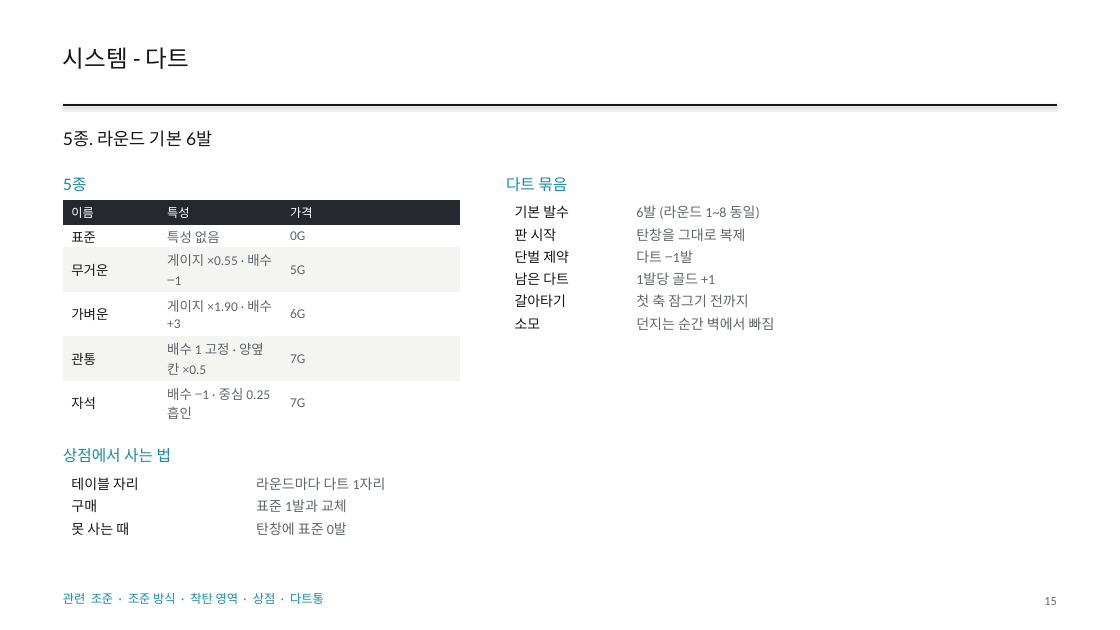
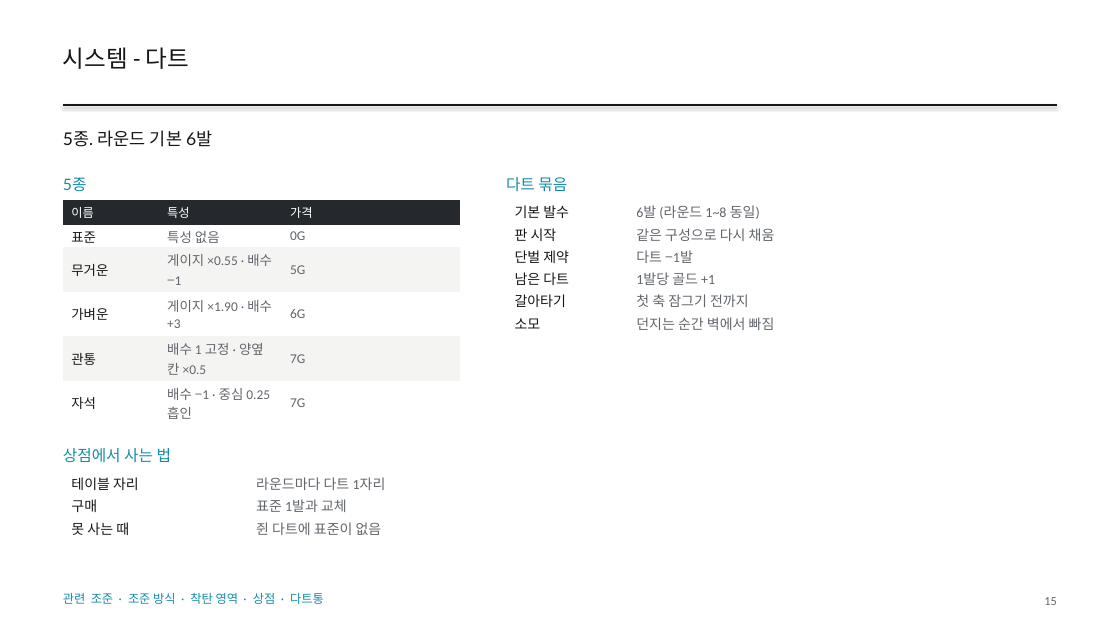
Before and after one commit to GGbong69/test-03, a slide deck: slide 15 of docs/HIGHTONE_기획서.pptx. Drawn at 1120x630 pixels with LibreOffice and Linux fonts; fonts in the diff are those of the drawing. Boxes give left, top, right and bottom in pixels: in the first picture for what was removed or moved away, otherwise in the second. Text is boxed around its words. In the diff, an @@ line names an element or a change of style, - is before the commit and + after.

```diff
--- a/docs/HIGHTONE_기획서.pptx
+++ b/docs/HIGHTONE_기획서.pptx
@@ table at (507,200,903,334) @@
-row 2, column 2: 탄창을 그대로 복제
+row 2, column 2: 같은 구성으로 다시 채움
@@ table at (63,471,1057,539) @@
-row 3, column 2: 탄창에 표준 0발
+row 3, column 2: 쥔 다트에 표준이 없음
```
Also in this commit, not shown: 12 other slides changed, 31 other files.
